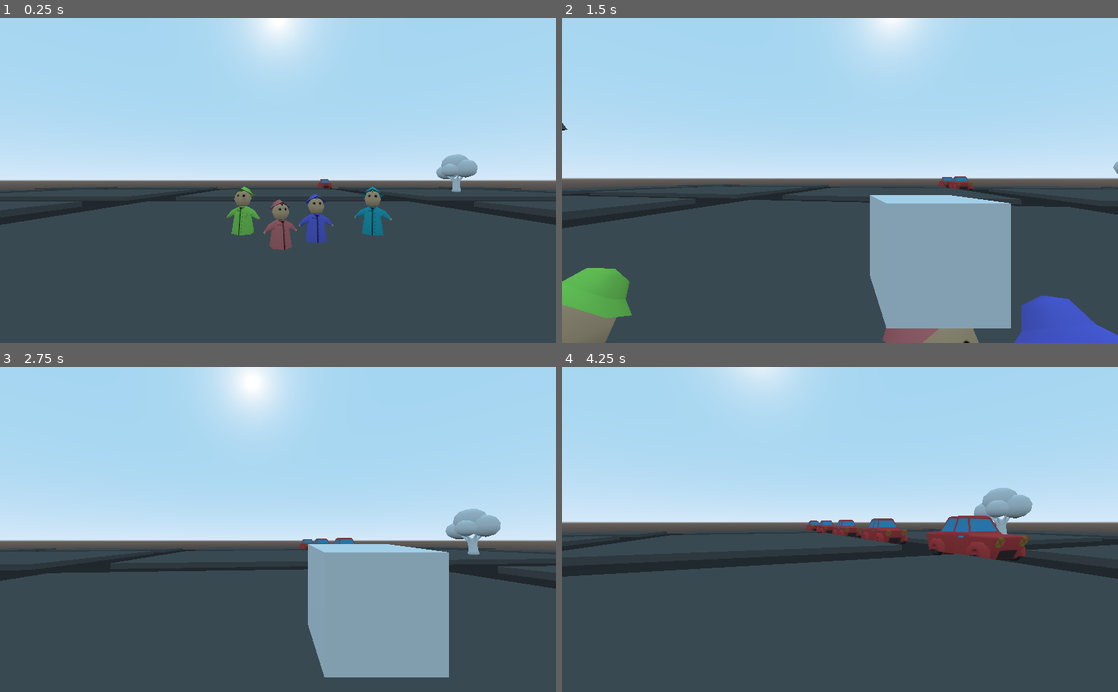
Above: before the commit, frames 1-4 (two rows, left to right).
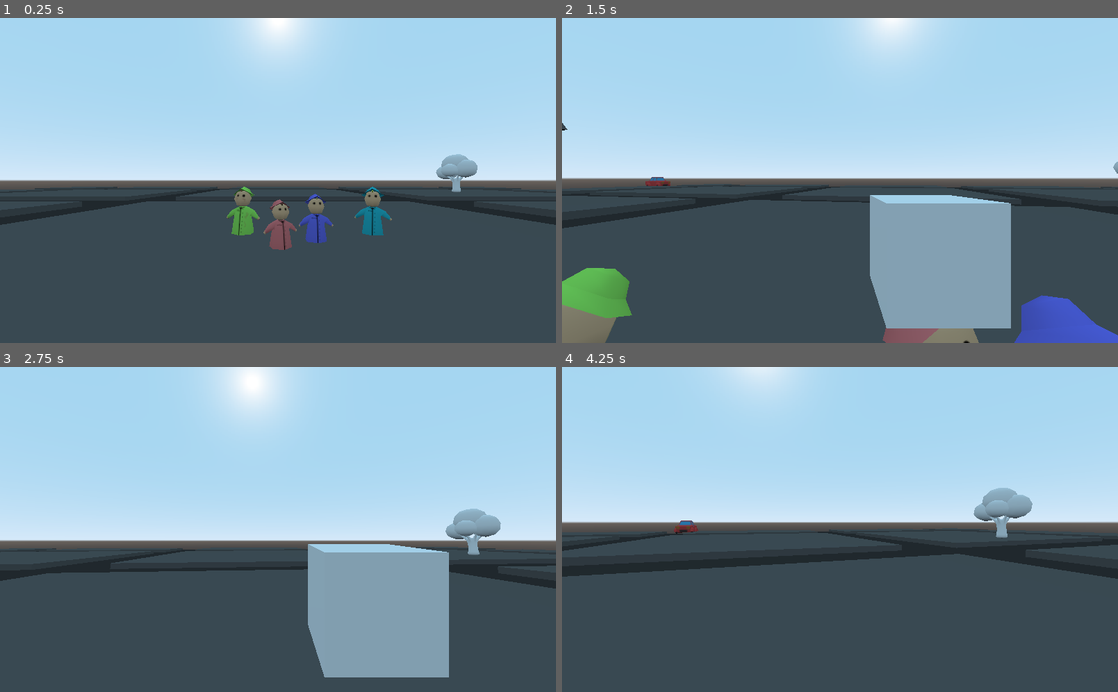
Above: after the commit, the same moments.

Repository: Rustywolf/GGJ2021
Game: Godot game, scene res://World.tscn
Same seed, same stepped clock (60 frames per second), same inputs: the game is played once before the commit and once after it.
Inputs (mouse positions are in pixels of both pictures, inside the frame that each line leads up to):
- Up to frame 1 (0.25 s): no input
- Up to frame 2 (1.5 s): move the mouse to (867, 180) at 0.52 s; press the mouse at (867, 180) at 0.53 s; hold W (move_forward) from 0.53 s (still down); move the mouse to (812, 180) at 1.27 s; release the mouse at (812, 180) at 1.28 s; click (812, 180) at 1.35 s
- Up to frame 3 (2.75 s): keep holding W (move_forward); move the mouse to (289, 523) at 2.02 s; press the mouse at (289, 523) at 2.03 s
- Up to frame 4 (4.25 s): keep holding W (move_forward); move the mouse to (834, 536) at 2.77 s; release the mouse at (834, 536) at 2.78 s; click (834, 536) at 2.85 s; move the mouse to (878, 532) at 3.52 s; press the mouse at (878, 532) at 3.53 s

The runs differ from the first frame. In frame 1, less than 0.1% of the frame differs, in the area x 57-60%, y 49-53%; in frame 2, 0.3%; in frame 3, 0.2%; in frame 4, 2.5%, in the area x 20-85%, y 45-60%.

Commit message:
Car Spawners
Set up car spawners and waves

Diff:
--- a/World.tscn
+++ b/World.tscn
@@ -35,16 +35,16 @@
 "vertex_count": 336
 }
 
+[sub_resource type="SpatialMaterial" id=3]
+albedo_texture = ExtResource( 10 )
+
 [sub_resource type="SpatialMaterial" id=4]
-albedo_texture = ExtResource( 10 )
+albedo_texture = ExtResource( 12 )
 
 [sub_resource type="SpatialMaterial" id=5]
-albedo_texture = ExtResource( 12 )
-
-[sub_resource type="SpatialMaterial" id=6]
 albedo_texture = ExtResource( 13 )
 
-[sub_resource type="NavigationMesh" id=2]
+[sub_resource type="NavigationMesh" id=6]
 vertices = PoolVector3Array( -41.9, 0.21, -48.8, -48.8, 0.21, -48.8, -48.8, 0.21, -37.1, -34.7, 0.21, -48.8, -41.9, 0.2 …(4245 unchanged characters)…
 polygons = [ PoolIntArray( 2, 1, 0 ), PoolIntArray( 3, 5, 4 ), PoolIntArray( 8, 7, 6 ), PoolIntArray( 10, 9, 11 ), Pool …(3268 unchanged characters)…
 agent/height = 1.0
@@ -245,6 +245,49 @@
 
 [node name="CarSpawner" parent="CarLogic" instance=ExtResource( 1 )]
 transform = Transform( 1, 0, 0, 0, 1, 0, 0, 0, 1, 11.7315, 0, -53.3352 )
+delay = 6.0
+cooldown = 7.0
+speed = 5.0
+
+[node name="CarSpawner2" parent="CarLogic" instance=ExtResource( 1 )]
+transform = Transform( 1, 0, 0, 0, 1, 0, 0, 0, 1, -12.5081, 0, -53.3352 )
+delay = 4.0
+cooldown = 7.0
+speed = 5.0
+
+[node name="CarSpawner3" parent="CarLogic" instance=ExtResource( 1 )]
+transform = Transform( -1, 0, -3.25841e-07, 0, 1, 0, 3.25841e-07, 0, -1, 37.8164, 0, 52.884 )
+cooldown = 7.0
+speed = 5.0
+
+[node name="CarSpawner4" parent="CarLogic" instance=ExtResource( 1 )]
+transform = Transform( -1, 0, -3.25841e-07, 0, 1, 0, 3.25841e-07, 0, -1, -37.4863, 0, 52.884 )
+delay = 6.0
+cooldown = 7.0
+speed = 5.0
+
+[node name="CarSpawner5" parent="CarLogic" instance=ExtResource( 1 )]
+transform = Transform( -1.62921e-07, 0, 1, 0, 1, 0, -1, 0, -1.62921e-07, -55.3234, 0, -37.6907 )
+delay = 1.0
+cooldown = 7.0
+speed = 5.0
+
+[node name="CarSpawner6" parent="CarLogic" instance=ExtResource( 1 )]
+transform = Transform( -1.62921e-07, 0, 1, 0, 1, 0, -1, 0, -1.62921e-07, -56.8755, 0, -12.4686 )
+delay = 4.0
+cooldown = 7.0
+speed = 5.0
+
+[node name="CarSpawner7" parent="CarLogic" instance=ExtResource( 1 )]
+transform = Transform( -1.62921e-07, 0, -1, 0, 1, 0, 1, 0, -1.62921e-07, 53.5086, 0, 12.2361 )
+cooldown = 7.0
+speed = 5.0
+
+[node name="CarSpawner8" parent="CarLogic" instance=ExtResource( 1 )]
+transform = Transform( -1.62921e-07, 0, -1, 0, 1, 0, 1, 0, -1.62921e-07, 53.7292, 0, 37.5343 )
+delay = 4.0
+cooldown = 7.0
+speed = 5.0
 
 [node name="CarRemover" parent="CarLogic" instance=ExtResource( 6 )]
 transform = Transform( 120, 0, 0, 0, 15, 0, 0, 0, 1, 0, 0, 60 )
Not shown, added: Assets/Models/SM_lollypop.fbx.import
Not shown, added: Assets/Sound/IceCreamTruck.wav.import
Not shown, added: Assets/Textures/Lollypop/SM_lollypop_T_lollypop_BaseColor.png.import
Not shown, added: Assets/Textures/Lollypop/SM_lollypop_T_lollypop_Normal.png.import
Not shown, added: Assets/Textures/Lollypop/SM_lollypop_T_lollypop_OcclusionRoughnessMetallic.png.import
Not shown: 6 places in World.tscn that only renumber resources
Not shown, added: Assets/Sound/IceCreamTruck.wav
